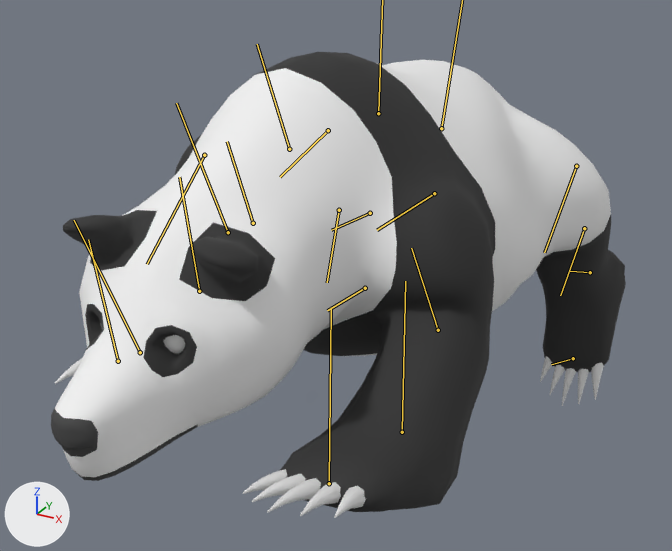
What one commit did to the FBX model Assets/Models/Panda.FBX.
Both versions are drawn from a camera (50 mm lens) standing at (2.52, -5.18, 3.82) and looking at (-0.09, -0.43, 1.44). The lights are fixed; the arrows at lower left show +X, +Y and +Z. Both versions are drawn at frame 427 of the action 'Take 001'; the numbers are the values there. The bones that bend it are drawn over the model as lines.

The first picture shows 'Eyes', 'PandaHiRes'.
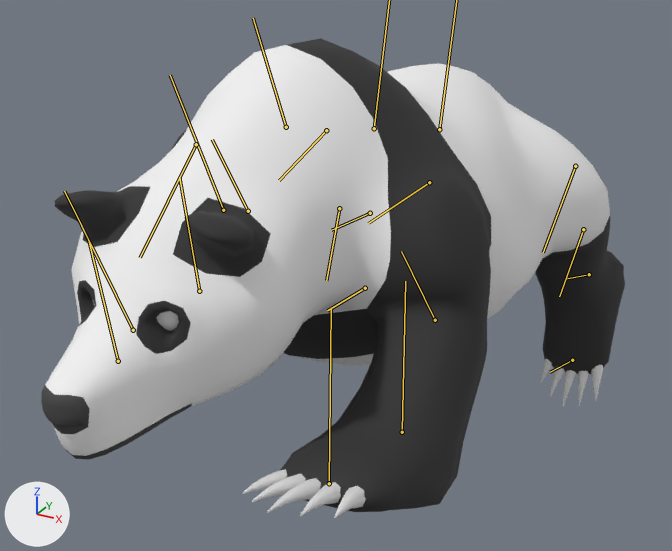
ob_claws003 is not drawn itself; it is the parent of ob_claw018, ob_claw017, ob_claw015, ob_claw019, ob_claw016.
ob_claws is not drawn itself; it is the parent of ob_claw001, ob_claw003, ob_claw002, ob_claw004, ob_claw.

Pixel boxes [x1, y1, x2, y2] of what changed, in the pictures (672 x 551 px):
'PandaHiRes', posed: before [51, 52, 626, 512]; after [41, 38, 625, 512]
'Claw019', posed (7% narrower): before [591, 363, 604, 400]; after [591, 365, 603, 401]
'Claw016', posed: before [562, 368, 576, 406]; after [562, 370, 576, 407]
'Claw017', posed: before [578, 369, 589, 404]; after [578, 371, 589, 406]
'Claw015', posed: before [550, 365, 565, 395]; after [550, 367, 565, 396]
'Claw018', posed (8% narrower): before [540, 356, 552, 382]; after [541, 358, 552, 383]
bone 'BNeck', root to tip: before (289, 149) to (257, 44); after (286, 127) to (253, 18)
bone 'BLArm1', root to tip: before (434, 193) to (377, 230); after (429, 182) to (368, 223)
bone 'BLArm2', root to tip: before (438, 330) to (411, 248); after (435, 320) to (401, 251)
bone 'BRArm1', root to tip: before (204, 155) to (147, 264); after (196, 144) to (140, 257)
bone 'BRArm2', root to tip: before (253, 223) to (227, 141); after (248, 211) to (212, 139)
bone 'BRLeg1', root to tip: before (328, 130) to (280, 177); after (326, 130) to (279, 180)
bone 'BRLeg2', root to tip: before (339, 210) to (327, 282); after (339, 208) to (326, 280)
bone 'BLLeg1', root to tip: before (576, 166) to (544, 252); after (575, 166) to (543, 252)
bone 'BLLeg3', root to tip: before (590, 272) to (570, 271); after (589, 274) to (567, 278)

The change, as a diff of the scene's bpy script:
```diff
--- a/Assets/Models/Panda.FBX.py
+++ b/Assets/Models/Panda.FBX.py
@@ bone_rig_object @@
 bone_rig_object = bpy.data.objects['DRoot']  # the whole rig 'DRoot'
-bone_rig_object.location = (0.0, 0.978, 2.016)
+bone_rig_object.location = (0.0, 0.942, 2.016)
@@ bone_bspine1 @@
 bone_bspine1 = bpy.data.objects['DRoot'].pose.bones['BSpine1']
-bone_bspine1.rotation_quaternion = (0.999, 0.0, 0.0, -0.052)  # degrees (0, 0, -6)
+bone_bspine1.rotation_quaternion = (0.996, 0.0, 0.0, -0.091)  # degrees (0, 0, -10)
@@ bone_bspine2 @@
 bone_bspine2 = bpy.data.objects['DRoot'].pose.bones['BSpine2']  # child of 'BSpine1'
-bone_bspine2.rotation_quaternion = (0.98, 0.0, 0.0, 0.2)  # degrees (0, 0, 23)
+bone_bspine2.rotation_quaternion = (0.943, 0.0, 0.0, 0.333)  # degrees (0, 0, 39)
@@ bone_bneck @@
 bone_bneck = bpy.data.objects['DRoot'].pose.bones['BNeck']  # child of 'BSpine2'
-bone_bneck.rotation_quaternion = (0.982, 0.0, 0.0, -0.19)  # degrees (0, 0, -22)
+bone_bneck.rotation_quaternion = (0.958, 0.0, 0.0, -0.286)  # degrees (0, 0, -33)
@@ bone_blarm1 @@
 bone_blarm1 = bpy.data.objects['DRoot'].pose.bones['BLArm1']  # child of 'BSpine2'
-bone_blarm1.rotation_quaternion = (0.993, -0.031, 0.048, 0.105)  # degrees (-3, 6, 12)
+bone_blarm1.rotation_quaternion = (0.998, -0.022, 0.051, -0.009)  # degrees (-3, 6, -1)
@@ bone_blarm2 @@
 bone_blarm2 = bpy.data.objects['DRoot'].pose.bones['BLArm2']  # child of 'BLArm1'
-bone_blarm2.rotation_quaternion = (0.999, 0.0, 0.0, 0.041)  # degrees (0, 0, 5)
+bone_blarm2.rotation_quaternion = (1.0, 0.0, 0.0, -0.015)  # degrees (0, 0, -2)
@@ bone_blarm3 @@
 bone_blarm3 = bpy.data.objects['DRoot'].pose.bones['BLArm3']  # child of 'BLArm2'
-bone_blarm3.rotation_quaternion = (0.999, -0.001, -0.018, -0.032)  # degrees (0, -2, -4)
+bone_blarm3.rotation_quaternion = (0.999, 0.001, -0.013, 0.04)  # degrees (0, -1, 5)
@@ bone_brarm1 @@
 bone_brarm1 = bpy.data.objects['DRoot'].pose.bones['BRArm1']  # child of 'BSpine2'
-bone_brarm1.rotation_quaternion = (0.963, 0.0, 0.0, -0.271)  # degrees (0, 0, -31)
+bone_brarm1.rotation_quaternion = (0.924, 0.0, 0.0, -0.382)  # degrees (0, 0, -45)
@@ bone_brarm2 @@
 bone_brarm2 = bpy.data.objects['DRoot'].pose.bones['BRArm2']  # child of 'BRArm1'
-bone_brarm2.rotation_quaternion = (0.891, 0.0, 0.0, 0.455)  # degrees (0, 0, 54)
+bone_brarm2.rotation_quaternion = (0.919, 0.0, 0.0, 0.394)  # degrees (0, 0, 46)
@@ bone_brarm3 @@
 bone_brarm3 = bpy.data.objects['DRoot'].pose.bones['BRArm3']  # child of 'BRArm2'
-bone_brarm3.rotation_quaternion = (0.963, 0.0, 0.0, -0.27)  # degrees (0, 0, -31)
+bone_brarm3.rotation_quaternion = (0.983, 0.0, 0.0, -0.186)  # degrees (0, 0, -21)
@@ bone_brleg1 @@
 bone_brleg1 = bpy.data.objects['DRoot'].pose.bones['BRLeg1']  # child of 'BSpine1'
-bone_brleg1.rotation_quaternion = (0.964, 0.0, 0.0, -0.266)  # degrees (0, 0, -31)
+bone_brleg1.rotation_quaternion = (0.969, 0.0, 0.0, -0.247)  # degrees (0, 0, -29)
@@ bone_brleg2 @@
 bone_brleg2 = bpy.data.objects['DRoot'].pose.bones['BRLeg2']  # child of 'BRLeg1'
-bone_brleg2.rotation_quaternion = (1.0, 0.0, 0.0, -0.003)  # degrees (0, 0, 0)
+bone_brleg2.rotation_quaternion = (1.0, 0.0, 0.0, 0.029)  # degrees (0, 0, 3)
@@ bone_blleg1 @@
 bone_blleg1 = bpy.data.objects['DRoot'].pose.bones['BLLeg1']  # child of 'BSpine1'
-bone_blleg1.rotation_quaternion = (0.898, 0.001, 0.003, -0.439)  # degrees (0, 0, -52)
+bone_blleg1.rotation_quaternion = (0.917, 0.001, 0.003, -0.399)  # degrees (0, 0, -47)
@@ bone_blleg3 @@
 bone_blleg3 = bpy.data.objects['DRoot'].pose.bones['BLLeg3']  # child of 'BLLeg2'
-bone_blleg3.rotation_quaternion = (0.9, 0.0, 0.0, -0.437)  # degrees (0, 0, -52)
+bone_blleg3.rotation_quaternion = (0.884, 0.0, 0.0, -0.468)  # degrees (0, 0, -56)
```
